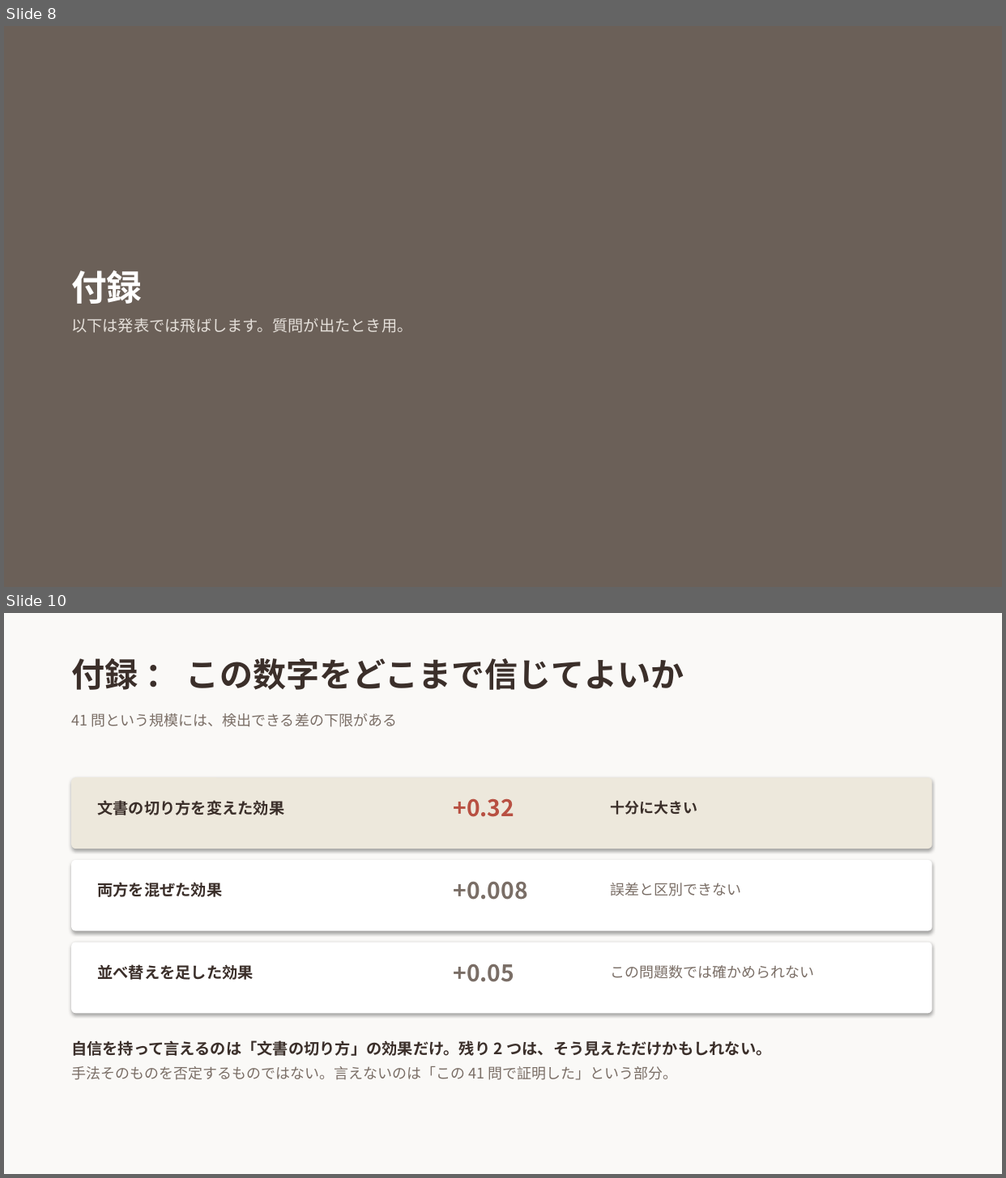
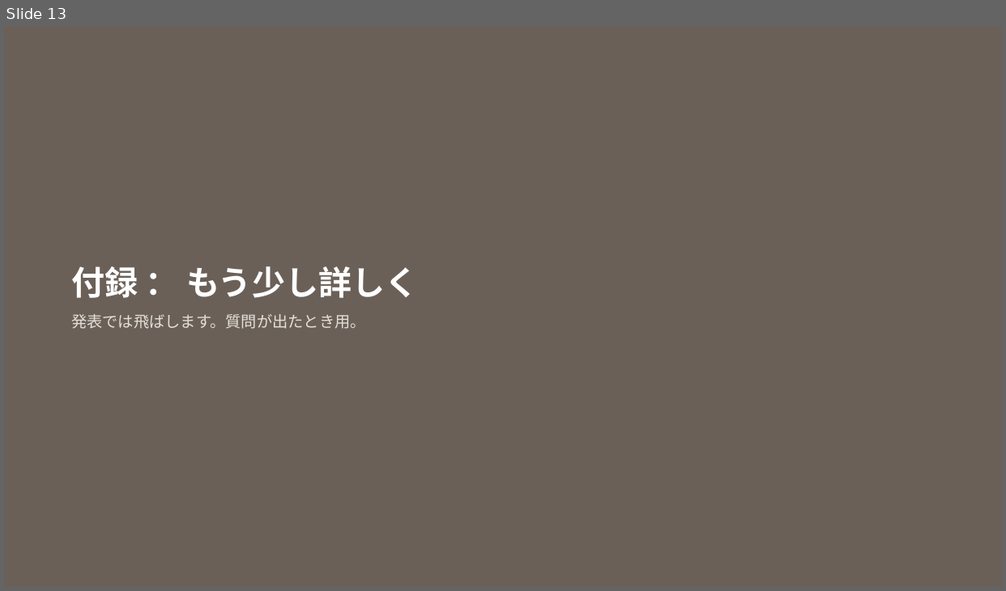
Before and after one commit to 20061111adg-debug/rag-workshop, a slide deck: docs/RAGとは.pptx. Shown one above the other, each under a label of ours: slides 8 and 10 before the commit, slide 13 after it; the slides between them are not shown. The pictures are 1006x1178 and 1006x591 pixels, drawn with LibreOffice and Linux fonts; fonts in the diff are those of the drawing. Boxes give left, top, right and bottom in pixels: in the first picture for what was removed or moved away, otherwise in the second. Text is boxed around its words. In the diff, an @@ line names an element or a change of style, - is before the commit and + after.

Commit message:
スライドを RAG の説明だけに再構成し、HTML版を削除する
「RAGとは何か」という題に対して、中身の半分が本プロジェクトの検証結果になっていた。
題と内容が合っていないため、説明だけに絞って組み直した。

本編12枚 ＋ 付録4枚。
名前の分解から始め、なぜ必要か、ファインチューニングとの違い、
AIは検索していない、技術要素6つ、①〜⑥の各工程、まとめ、という順序。
埋め込みの深掘り3枚は付録に回した。

まとめは「社内に入れるなら」という説明していない話になっていたため、
話した内容を振り返る形に作り直した。

HTML版は削除した。pptx と同じ内容を手で二重管理する必要があり、
実際に一度、片方だけ修正して食い違う事故が起きたため。
GitHub 上では HTML が表示されないので共有用としても機能しない。

```diff
--- a/docs/RAGとは.pptx
+++ b/docs/RAGとは.pptx
@@ slide 10 removed at [4,613,1002,1174], background #FAF9F7 @@
@@ text removed at [71,658,684,690] @@
-付録 ： この数字をどこまで信じてよいか
@@ text removed at [71,713,397,727] @@
-41 問という規模には、検出できる差の下限がある
@@ rounded rectangle removed at [71,777,932,849] @@
@@ text removed at [97,800,284,815] @@
-文書の切り方を変えた効果
@@ text removed at [453,799,514,817] @@
-+0.32
@@ text removed at [610,800,697,815] @@
-十分に大きい
@@ rounded rectangle removed at [71,860,932,931] @@
@@ text removed at [97,882,222,897] @@
-両方を混ぜた効果
@@ text removed at [453,882,527,900] @@
-+0.008
@@ text removed at [610,883,741,897] @@
-誤差と区別できない
@@ rounded rectangle removed at [71,943,932,1013] @@
@@ text removed at [97,965,253,980] @@
-並べ替えを足した効果
@@ text removed at [453,965,514,982] @@
-+0.05
@@ text removed at [610,965,814,979] @@
-この問題数では確かめられない
@@ text removed at [71,1041,771,1080] @@
-自信を持って言えるのは「文書の切り方」の効果だけ。残り 2 つは、そう見えただけかもしれない。
-手法そのものを否定するものではない。言えないのは「この 41 問で証明した」という部分。
@@ what was slide 8 is now slide 13 @@
@@ slide 13 changed as well @@
@@ text at [71,267,419,329]: text changed @@
-付録
-以下は発表では飛ばします。質問が出たとき用。
+付録 ： もう少し詳しく
+発表では飛ばします。質問が出たとき用。
```
Also in this commit, not shown: 4 other slides changed, 11 slides added, 4 other slides removed, 1 other file.
